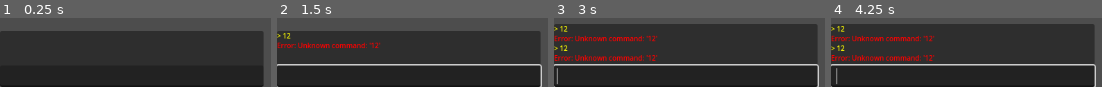
Above: before the commit, frames 1-4 (left to right).
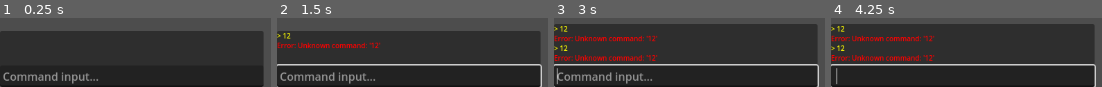
Above: after the commit, the same moments.

Repository: Re50N4NC3/godot4-console-manager
Game: Godot game, scene res://Console/Console.tscn
Two runs of this game, one before a commit and one after it. Both use one fixed random seed, a clock stepped at 60 frames per second and the inputs below. The project has no main scene, so this scene is started directly.
Inputs (mouse positions are in pixels of both pictures, inside the frame that each line leads up to):
- Up to frame 1 (0.25 s): no input
- Up to frame 2 (1.5 s): click (409, 75) at 0.52 s; type "12" at 0.6 s; tap Enter at 1.25 s; hold Up from 1.28 s (still down)
- Up to frame 3 (3 s): tap Space at 2 s; release Up at 2.03 s; hold Down 2.03-2.78 s; tap Enter at 2.75 s; hold Up from 2.78 s (still down)
- Up to frame 4 (4.25 s): keep holding Up; tap Space at 3.5 s

The runs differ from the first frame. In frame 1, 2.0% of the frame differs, in the area x 1-37%, y 78-96%; in frame 2, 2.0%; in frame 3, 2.0%; in frame 4, nothing differs.

Commit message:
Simple settings

Diff:
--- a/Console/Console.tscn
+++ b/Console/Console.tscn
@@ -45,6 +45,7 @@
 
 [node name="ConsoleInput" type="LineEdit" parent="PanelContainer/VBoxContainer" node_paths=PackedStringArray("log_display")]
 layout_mode = 2
+placeholder_text = "Command input..."
 caret_blink = true
 caret_blink_interval = 0.1
 script = ExtResource("2_kv87d")
--- a/Console/console.gd
+++ b/Console/console.gd
@@ -1,6 +1,5 @@
 extends LineEdit
 class_name Console
-
 
 signal command_executed(command: String, args: Array[String])
 
@@ -13,6 +12,18 @@
 # Dictionary to store registered commands
 var commands: Dictionary = {}
 
+# Settings
+@export_category("Console settings")
+@export_range(2, 100, 1) var command_history_limit: int = 40
+@export var print_to_godot_output_terminal: bool = true
+
+@export_group("Text colors")
+@export var text_color_message: Color = Color.WHITE
+@export var text_color_command: Color = Color.YELLOW
+@export var text_color_warning: Color = Color.YELLOW
+@export var text_color_error: Color = Color.RED
+@export var text_color_success: Color = Color.GREEN
+@export var text_color_debug: Color = Color.LIGHT_SKY_BLUE
 
 func _ready() -> void:
 	text_submitted.connect(_on_text_submitted)
@@ -60,29 +71,29 @@
 		log_error("Unknown command: '" + command_name + "'")
 
 # Add a message to console logs
-func log_message(message: String, color: Color = Color.WHITE) -> void:
-	if log_display:
-		log_display.append_text("[color=#%s]%s[/color]\n" % [color.to_html(false), message])
+func log_message(message: String, color: Color = text_color_message) -> void:
+	if print_to_godot_output_terminal: print(message)
+	log_display.append_text("[color=#%s]%s[/color]\n" % [color.to_html(false), message])
 
 # Log a command
 func log_command(command: String) -> void:
-	log_message(command, Color.YELLOW)
+	log_message(command, text_color_command)
 
 # Log a warning
 func log_warning(warning: String) -> void:
-	log_message("Warning: " + warning, Color.YELLOW)
+	log_message("Warning: " + warning, text_color_warning)
 
 # Log an error
 func log_error(error: String) -> void:
-	log_message("Error: " + error, Color.RED)
+	log_message("Error: " + error, text_color_error)
 
 # Log a success message
 func log_success(message: String) -> void:
-	log_message(message, Color.GREEN)
+	log_message(message, text_color_success)
 
 # Log a debug message
 func log_debug(message: String) -> void:
-	log_message(message, Color.LIGHT_SKY_BLUE)
+	log_message(message, text_color_debug)
 
 func _input(event: InputEvent) -> void:
 	if event is InputEventKey and event.is_released():
@@ -116,7 +127,7 @@
 	command_history.append(command)
 
 	# Trim history if it gets too long
-	if command_history.size() > 50:
+	if command_history.size() > command_history_limit:
 		command_history.pop_front()
 
 # Navigate command history
--- a/Console/console_ui.gd
+++ b/Console/console_ui.gd
@@ -3,9 +3,6 @@
 
 @export var console_log: RichTextLabel
 @export var console_input: Console
-
-@export_category("Console UI settings")
-@export var pause_on_open: bool = false
 
 func _ready() -> void:
 	console_input.log_display = console_log
@@ -20,5 +17,3 @@
 			visible = !visible
 			if visible:
 				console_input.edit()
-			if pause_on_open:
-				get_tree().paused = visible
